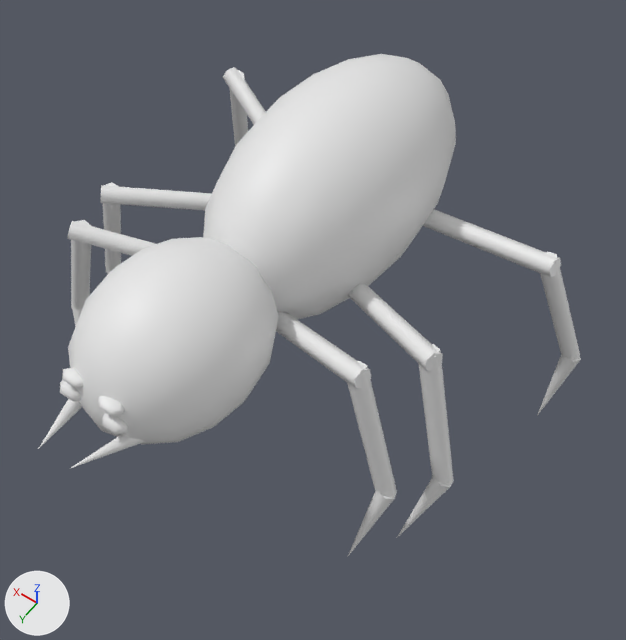
An edit to the glTF model test3d/assets/bug2.glb, drawn before and after from the same camera.
One viewpoint serves both versions: a 50 mm lens placed at (-4.7, 6.58, 8.99), pointed at (-1.36, 1.92, 1.66). The axes (+X, +Y, +Z) are drawn at lower left. The lights are the same throughout. The first picture is the older version. Materials are left out; every surface is plain grey. Where no turn or scale is listed for an object, it has been applied to the vertices.

The older version as bpy lines, for what is in view:
```python
ob_merged_animated_child_1 = bpy.data.objects.new('Merged_animated_child_1', me_mesh_0)
ob_merged_animated_child_1.location = (-0.07, 0.12, 2.37)
ob_merged_animated_child_2 = bpy.data.objects.new('Merged_animated_child_2', me_mesh_1)
ob_merged_animated_child_2.location = (0.1, 1.45, 2.31)
ob_merged_animated_child_3 = bpy.data.objects.new('Merged_animated_child_3', me_mesh_2)
ob_merged_animated_child_3.location = (-0.26, 2.43, 2.36)
ob_merged_animated_child_4 = bpy.data.objects.new('Merged_animated_child_4', me_mesh_3)
ob_merged_animated_child_4.location = (-1.54, 2.57, 2.46)
ob_merged_animated_child_5 = bpy.data.objects.new('Merged_animated_child_5', me_mesh_4)
ob_merged_animated_child_5.location = (-1.73, 1.9, 2.37)
ob_merged_animated_child_6 = bpy.data.objects.new('Merged_animated_child_6', me_mesh_5)
ob_merged_animated_child_6.location = (-2.22, 0.48, 2.38)
ob_merged_animated_child_7 = bpy.data.objects.new('Merged_animated_child_7', me_mesh_8)
ob_merged_animated_child_7.location = (0.0, 0.0, 0.0)
# also in view: 'sphere_1' at (-0.87, 3.39, 2.55); 'sphere' at (-0.93, 0.91, 2.61)
```
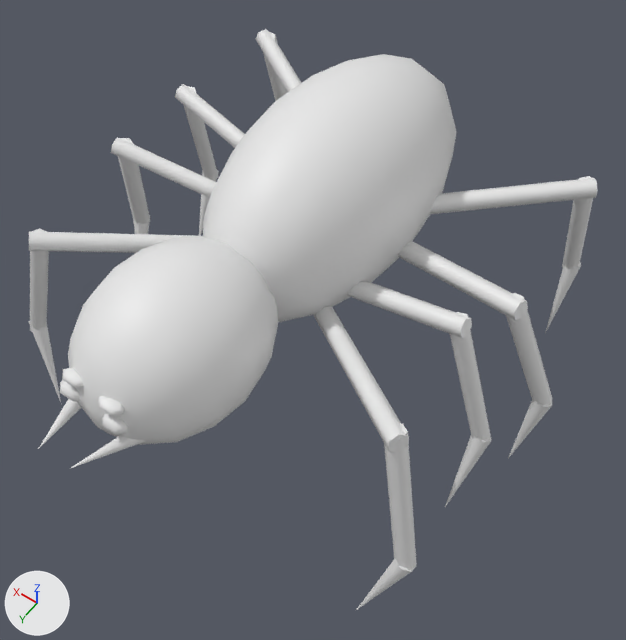
Where the change shows, as pixel boxes (x1, y1, x2, y2) in the pictures (626 x 640 px):
'Merged_animated_child_5', deleted: before (348, 284, 454, 537)
'Merged_animated_child_4', deleted: before (276, 312, 397, 556)
'Merged_animated_child_6', deleted: before (423, 210, 581, 416)
'40.007', added: after (314, 306, 409, 452)
'node-40', added: after (429, 178, 598, 214)
'40.011', added: after (398, 241, 528, 320)
'40.006', added: after (384, 424, 417, 573)
'Merged_animated_child_3', deleted: before (68, 220, 155, 326)
'Merged_animated_child_2', deleted: before (101, 182, 211, 273)
'40.009', added: after (347, 281, 472, 338)
'40.005', added: after (29, 231, 203, 253)
'40.008', added: after (450, 312, 491, 440)
'40.010', added: after (506, 293, 553, 405)
'40.003', added: after (111, 137, 216, 198)
'Merged_animated_child_1', deleted: before (223, 67, 266, 146)
'40.004', added: after (30, 228, 49, 332)
'40.001', added: after (175, 84, 245, 148)
'node-39', added: after (562, 176, 593, 270)
'40.002', added: after (118, 138, 150, 224)
'node-36', added: after (256, 29, 301, 93)
'40', added: after (184, 86, 218, 178)
'41.004', added: after (445, 436, 492, 507)
'41.003', added: after (356, 558, 414, 610)
'41.005', added: after (508, 400, 552, 458)
'41.002', added: after (29, 321, 61, 402)
'node-38', added: after (545, 262, 581, 333)
'node-35', added: after (263, 32, 287, 101)
'41', added: after (199, 170, 219, 236)
'41.001', added (mostly hidden): after (133, 215, 150, 234)

The change, as a diff of the scene's bpy script:
```diff
--- a/test3d/assets/bug2.glb.py
+++ b/test3d/assets/bug2.glb.py
@@ ob_merged_animated_child_1 @@
-ob_merged_animated_child_1 = bpy.data.objects.new('Merged_animated_child_1', me_mesh_0)
@@ ob_merged_animated_child_2 @@
-ob_merged_animated_child_2 = bpy.data.objects.new('Merged_animated_child_2', me_mesh_1)
@@ ob_merged_animated_child_3 @@
-ob_merged_animated_child_3 = bpy.data.objects.new('Merged_animated_child_3', me_mesh_2)
@@ ob_merged_animated_child_4 @@
-ob_merged_animated_child_4 = bpy.data.objects.new('Merged_animated_child_4', me_mesh_3)
@@ ob_merged_animated_child_5 @@
-ob_merged_animated_child_5 = bpy.data.objects.new('Merged_animated_child_5', me_mesh_4)
@@ ob_merged_animated_child_6 @@
-ob_merged_animated_child_6 = bpy.data.objects.new('Merged_animated_child_6', me_mesh_5)
@@ ob_node_40 @@
+ob_node_40 = bpy.data.objects.new('node-40', me_mesh_31)  # 16 vertices, 24 faces; spans x -1.13..1.13, y -0.88..0.88, z -0.27..0.27
+ob_node_40.location = (-2.13, 0.19, 2.49)
@@ ob_node_39 @@
+ob_node_39 = bpy.data.objects.new('node-39', me_mesh_30)  # 16 vertices, 24 faces; spans x -0.12..0.12, y -0.32..0.32, z -0.86..0.86
+ob_node_39.location = (-3.13, -0.78, 1.86)
@@ ob_node_38 @@
+ob_node_38 = bpy.data.objects.new('node-38', me_mesh_29)  # 16 vertices, 24 faces; spans x -0.092..0.122, y -0.259..0.158, z -0.535..0.566
+ob_node_38.location = (-3.18, -0.84, 0.57)
@@ ob_node_36 @@
+ob_node_36 = bpy.data.objects.new('node-36', me_mesh_28)  # 16 vertices, 24 faces; spans x -1.21..1.21, y -0.74..0.74, z -0.28..0.28
+ob_node_36.location = (0.18, -0.14, 2.42)
@@ ob_node_35 @@
+ob_node_35 = bpy.data.objects.new('node-35', me_mesh_27)  # 16 vertices, 24 faces; spans x -0.12..0.12, y -0.3..0.3, z -0.86..0.86
+ob_node_35.location = (1.25, -0.97, 1.8)
@@ ob_40_011 @@
+ob_40_011 = bpy.data.objects.new('40.011', me_mesh_17)  # 16 vertices, 24 faces; spans x -1.31..1.31, y -0.38..0.38, z -0.41..0.41
+ob_40_011.location = (-2.04, 1.02, 2.32)
@@ ob_40_010 @@
+ob_40_010 = bpy.data.objects.new('40.010', me_mesh_16)  # 16 vertices, 24 faces; spans x -0.37..0.37, y -0.24..0.24, z -0.84..0.84
+ob_40_010.location = (-3.49, 1.14, 1.85)
@@ ob_41_005 @@
+ob_41_005 = bpy.data.objects.new('41.005', me_mesh_15)  # 16 vertices, 24 faces; spans x -0.16..0.06, y -0.207..0.111, z -0.545..0.568
+ob_41_005.location = (-3.71, 1.13, 0.58)
@@ ob_40_009 @@
+ob_40_009 = bpy.data.objects.new('40.009', me_mesh_14)  # 16 vertices, 24 faces; spans x -1.33..1.33, y -0.15..0.15, z -0.45..0.45
+ob_40_009.location = (-1.7, 1.72, 2.26)
@@ ob_40_008 @@
+ob_40_008 = bpy.data.objects.new('40.008', me_mesh_13)  # 16 vertices, 24 faces; spans x -0.37..0.37, y -0.09..0.09, z -0.86..0.86
+ob_40_008.location = (-3.17, 1.75, 1.82)
@@ ob_41_004 @@
+ob_41_004 = bpy.data.objects.new('41.004', me_mesh_12)  # 16 vertices, 24 faces; spans x -0.136..0.084, y -0.317..0.227, z -0.509..0.552
+ob_41_004.location = (-3.4, 1.99, 0.57)
@@ ob_40_007 @@
+ob_40_007 = bpy.data.objects.new('40.007', me_mesh_11)  # 16 vertices, 24 faces; spans x -1.12..1.12, y -0.84..0.84, z -0.45..0.45
+ob_40_007.location = (-2.09, 2.41, 2.26)
@@ ob_40_006 @@
+ob_40_006 = bpy.data.objects.new('40.006', me_mesh_10_1)  # 16 vertices, 24 faces; spans x -0.32..0.32, y -0.25..0.25, z -0.86..0.86
+ob_40_006.location = (-3.29, 3.25, 1.82)
@@ ob_41_003 @@
+ob_41_003 = bpy.data.objects.new('41.003', me_mesh_9_1)  # 16 vertices, 24 faces; spans x -0.242..0.147, y -0.28..0.175, z -0.509..0.552
+ob_41_003.location = (-3.36, 3.58, 0.57)
@@ ob_40_005 @@
+ob_40_005 = bpy.data.objects.new('40.005', me_mesh_8_1)  # 16 vertices, 24 faces; spans x -0.96..0.96, y -1.03..1.03, z -0.42..0.42
+ob_40_005.location = (0.24, 2.39, 2.26)
@@ ob_40_004 @@
+ob_40_004 = bpy.data.objects.new('40.004', me_mesh_7_1)  # 16 vertices, 24 faces; spans x -0.32..0.32, y -0.18..0.18, z -0.86..0.86
+ob_40_004.location = (1.29, 3.33, 1.78)
@@ ob_41_002 @@
+ob_41_002 = bpy.data.objects.new('41.002', me_mesh_6_1)  # 16 vertices, 24 faces; spans x -0.216..0.307, y -0.276..0.171, z -0.485..0.539
+ob_41_002.location = (1.29, 3.56, 0.57)
@@ ob_40_003 @@
+ob_40_003 = bpy.data.objects.new('40.003', me_mesh_5_1)  # 16 vertices, 24 faces; spans x -1.33..1.33, y -0.37..0.37, z -0.33..0.33
+ob_40_003.location = (0.12, 1.52, 2.36)
@@ ob_40_002 @@
+ob_40_002 = bpy.data.objects.new('40.002', me_mesh_4_1)  # 16 vertices, 24 faces; spans x -0.28..0.28, y -0.26..0.26, z -0.86..0.86
+ob_40_002.location = (1.5, 1.59, 1.79)
@@ ob_41_001 @@
+ob_41_001 = bpy.data.objects.new('41.001', me_mesh_3_1)  # 16 vertices, 24 faces; spans x -0.096..0.203, y -0.309..0.217, z -0.505..0.552
+ob_41_001.location = (1.58, 1.65, 0.56)
@@ ob_40_001 @@
+ob_40_001 = bpy.data.objects.new('40.001', me_mesh_2_1)  # 16 vertices, 24 faces; spans x -1.33..1.33, y -0.32..0.32, z -0.28..0.28
+ob_40_001.location = (0.12, 0.86, 2.42)
@@ ob_40 @@
+ob_40 = bpy.data.objects.new('40', me_mesh_1_1)  # 16 vertices, 24 faces; spans x -0.19..0.19, y -0.3..0.3, z -0.86..0.86
+ob_40.location = (1.42, 0.45, 1.8)
@@ ob_41 @@
+ob_41 = bpy.data.objects.new('41', me_mesh_0_1)  # 16 vertices, 24 faces; spans x -0.065..0.127, y -0.344..0.245, z -0.5..0.549
+ob_41.location = (1.47, 0.51, 0.57)
```
